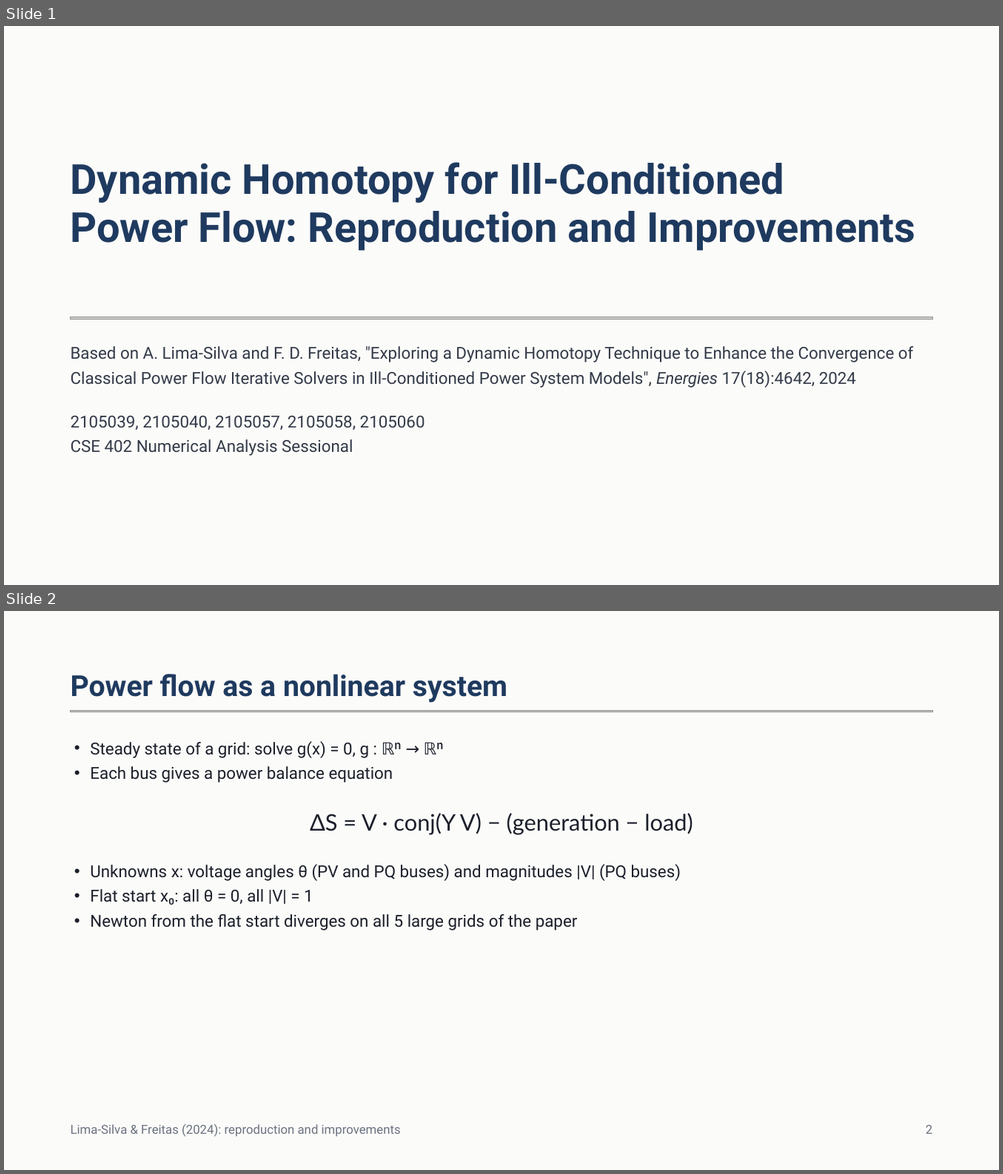
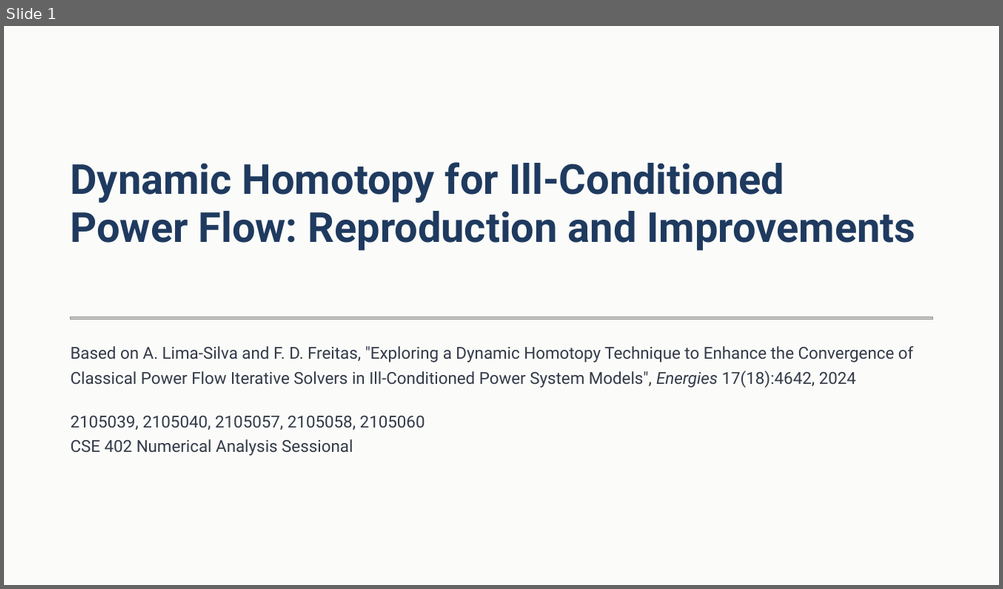
Before and after one commit to JonayedMohiuddin/NumericalAnalysisProject, a slide deck: presentation/Dynamic Homotopy Power Flow.pptx. Shown one above the other, each under a label of ours: slides 1 and 2 before the commit, slide 1 after it. The pictures are 1003x1174 and 1003x589 pixels, drawn with LibreOffice and Linux fonts; fonts in the diff are those of the drawing; grey boxes stand for pictures. Boxes give left, top, right and bottom in pixels: in the first picture for what was removed or moved away, otherwise in the second. Text is boxed around its words. In the diff, an @@ line names an element or a change of style, - is before the commit and + after.

```diff
--- a/presentation/Dynamic Homotopy Power Flow.pptx
+++ b/presentation/Dynamic Homotopy Power Flow.pptx
@@ slide 2 removed at (4, 611, 999, 1170), background #FBFBF9 @@
@@ text removed at (71, 674, 507, 703) @@
-Power flow as a nonlinear system
@@ picture removed at (71, 711, 933, 712) @@
@@ text removed at (90, 741, 393, 783) @@
-• Steady state of a grid: solve g(x) = 0, g : ℝⁿ → ℝⁿ
-• Each bus gives a power balance equation
@@ text removed at (310, 813, 692, 835) @@
-ΔS = V · conj(Y V) − (generation − load)
@@ text removed at (90, 864, 681, 931) @@
-• Unknowns x: voltage angles θ (PV and PQ buses) and magnitudes |V| (PQ buses)
-• Flat start x₀: all θ = 0, all |V| = 1
-• Newton from the flat start diverges on all 5 large grids of the paper
@@ text removed at (71, 1125, 401, 1137) @@
-Lima-Silva & Freitas (2024): reproduction and improvements
@@ text removed at (925, 1125, 932, 1134) @@
-2
```
Also in this commit, not shown: 16 slides changed, 6 slides added, 1 other file.
